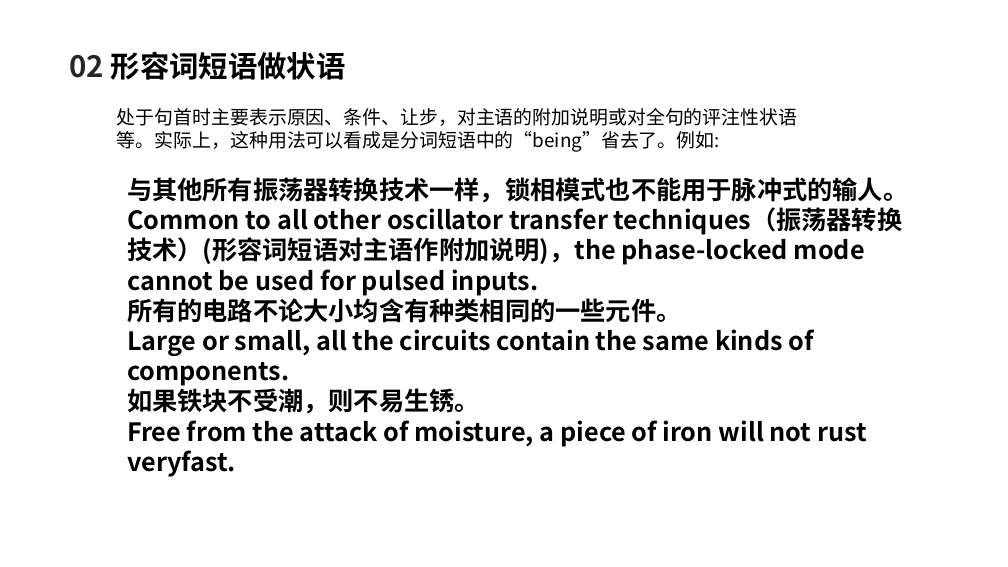
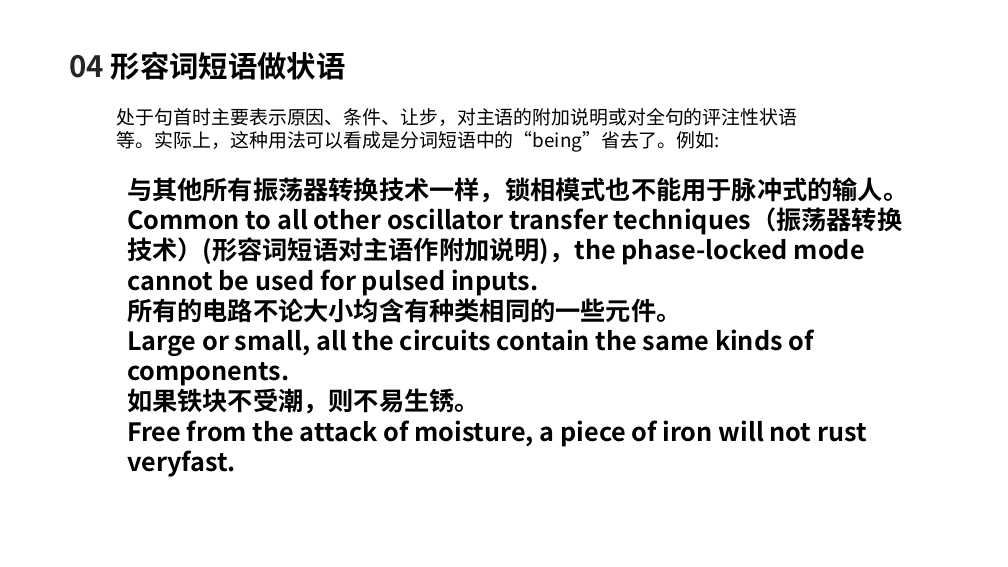
Before and after one commit to 164K/Shiyongkejiyingyufanyi, a slide deck: slide 15 of 杨派形容词.pptx (slide 13 before the commit). Drawn at 1008x567 pixels with LibreOffice and Linux fonts; fonts in the diff are those of the drawing; background and template pictures are left out. Boxes give left, top, right and bottom in pixels: in the first picture for what was removed or moved away, otherwise in the second. Text is boxed around its words. In the diff, an @@ line names an element or a change of style, - is before the commit and + after.

```diff
--- a/杨派形容词.pptx
+++ b/杨派形容词.pptx
@@ text at (x1=69, y1=51, x2=346, y2=80): text changed @@
-02 形容词短语做状语
+04 形容词短语做状语
```
Also in this commit, not shown: 4 other slides changed, 1 slide removed, 10 other files.
